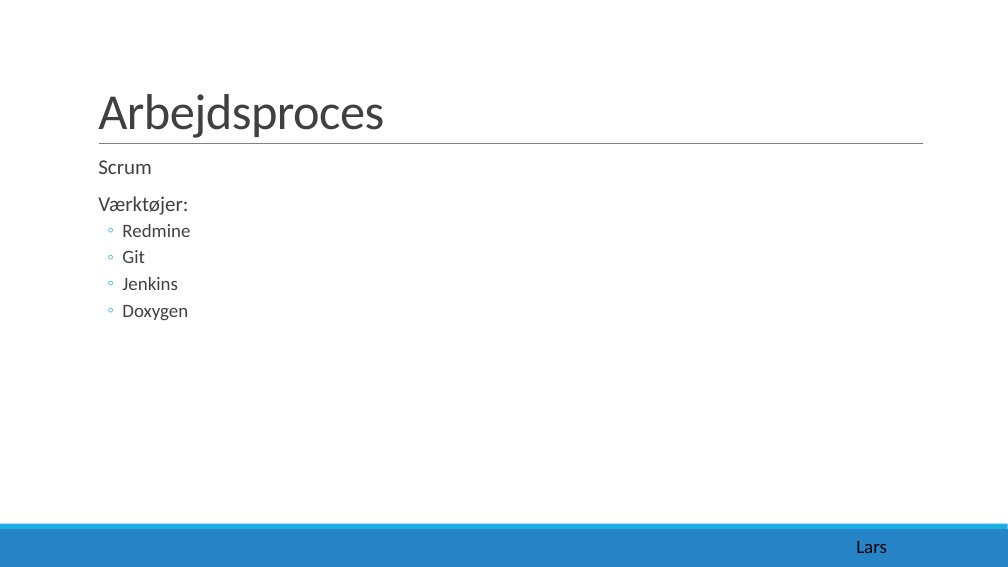
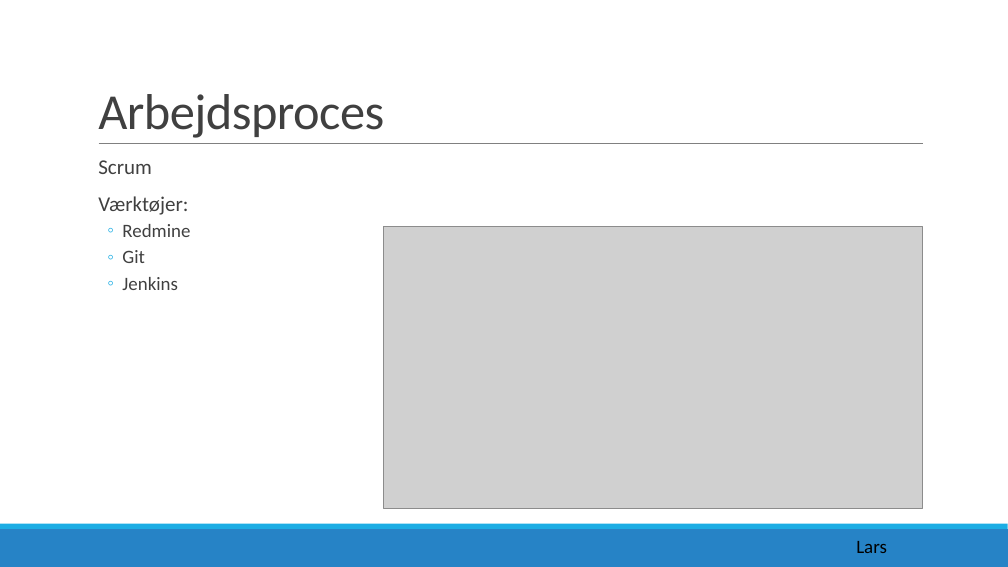
Before and after one commit to Karnich/I4PRJ4, a slide deck: slide 10 of Præsentation.pptx. Drawn at 1008x567 pixels with LibreOffice and Linux fonts; fonts in the diff are those of the drawing; grey boxes stand for pictures. Boxes give left, top, right and bottom in pixels: in the first picture for what was removed or moved away, otherwise in the second. Text is boxed around its words. In the diff, an @@ line names an element or a change of style, - is before the commit and + after.

```diff
--- a/Præsentation.pptx
+++ b/Præsentation.pptx
@@ picture added at (383, 226, 923, 508) @@
@@ text at (122, 305, 188, 321): paragraph removed @@
-  ◦ Doxygen
```
Also in this commit, not shown: 2 other files.
